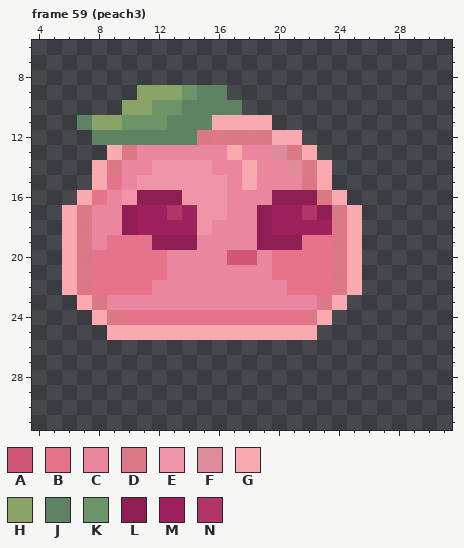
Pixel-art file, stored at Assets/Art/NPCs/sweet slimes.aseprite. Above is the file before it was changed.
32x32 pixels, 69 frames. Colours within 5 levels of each other are drawn and written as one. Shown: frame 59 (peach3): x 4..31, y 6..31. The commit also changed other frames, which this record leaves out.
Visible layers, top first: "hat", "other accessory", "face & outline", "jelly", "core".
Palette (. is transparent): A #d05775  B #e67389  C #ea869d  D #f48191dc  E #f095a8  F #f897a9dc  G #f9a9b0  H #89a466  J #5e8363  K #6b9468  L #8f1e55  M #9e215e  N #b13569
Pixels before, frame 59 (peach3), first column x 6:
 9 .....HHHKJJ.........
10 ....HHKKJJJJ........
11 .JHHKKKJJJGGGG......
12 ..JJJJJJJDDDDDGG....
13 ...GDCCCCCCGCCFDG...
14 ..GDCCEEEECCGCCFDG..
15 ..GBCEEEEEECGCCCDG..
16 .GBCELLLEEECCCLLLDG.
17 GDCCLMMNMEECCLMMNLDG
18 GDCCLMMMMECCCLMMMMDG
19 GDCBBBLLLCCCCLLLBBDG
20 GDBBBBBCCCCAACBBBBDG
21 GDBBBBBCCCCCCCBBBBDG
22 GDBBBBCCCCCCCCCBBBDG
23 .GDCCCCCCCCCCCCCCDG.
24 ..GDBBBBBBBBBBBBDG..
25 ...GGGGGGGGGGGGGG...
The result:
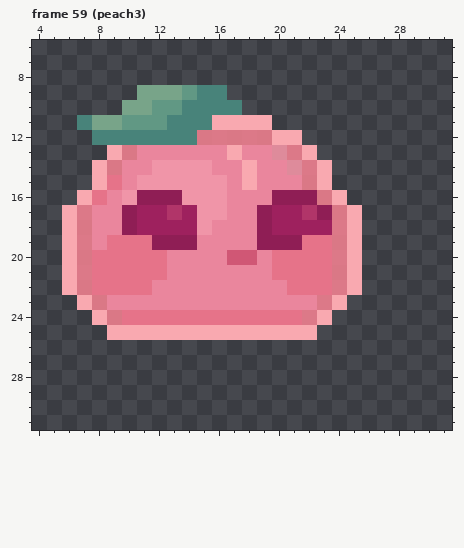
Commit message: added rest of sweet & some sour NPCs
Difference:
Colour H changes from #89a466 to #78a489.
Colour J changes from #5e8363 to #48837a.
Colour K changes from #6b9468 to #619884.
Changed places in both pictures, as pixel boxes (x1, y1, x2, y2):
changed: (77, 85, 242, 145)
